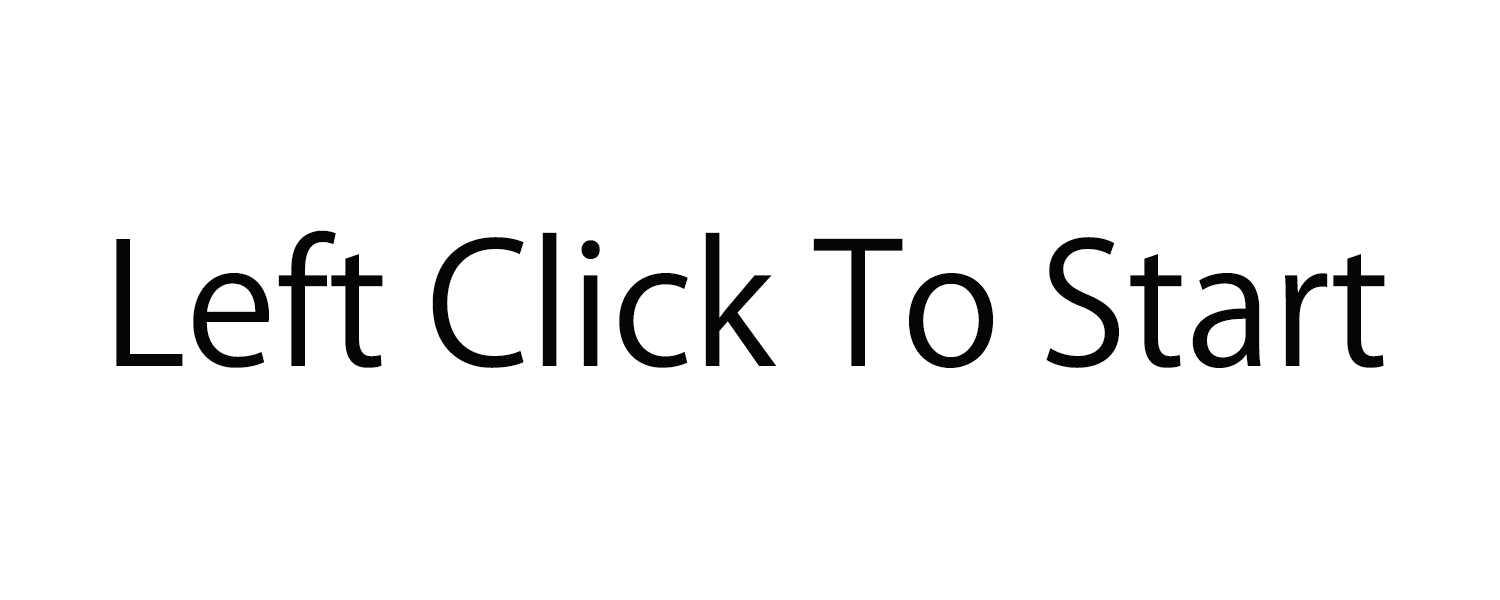
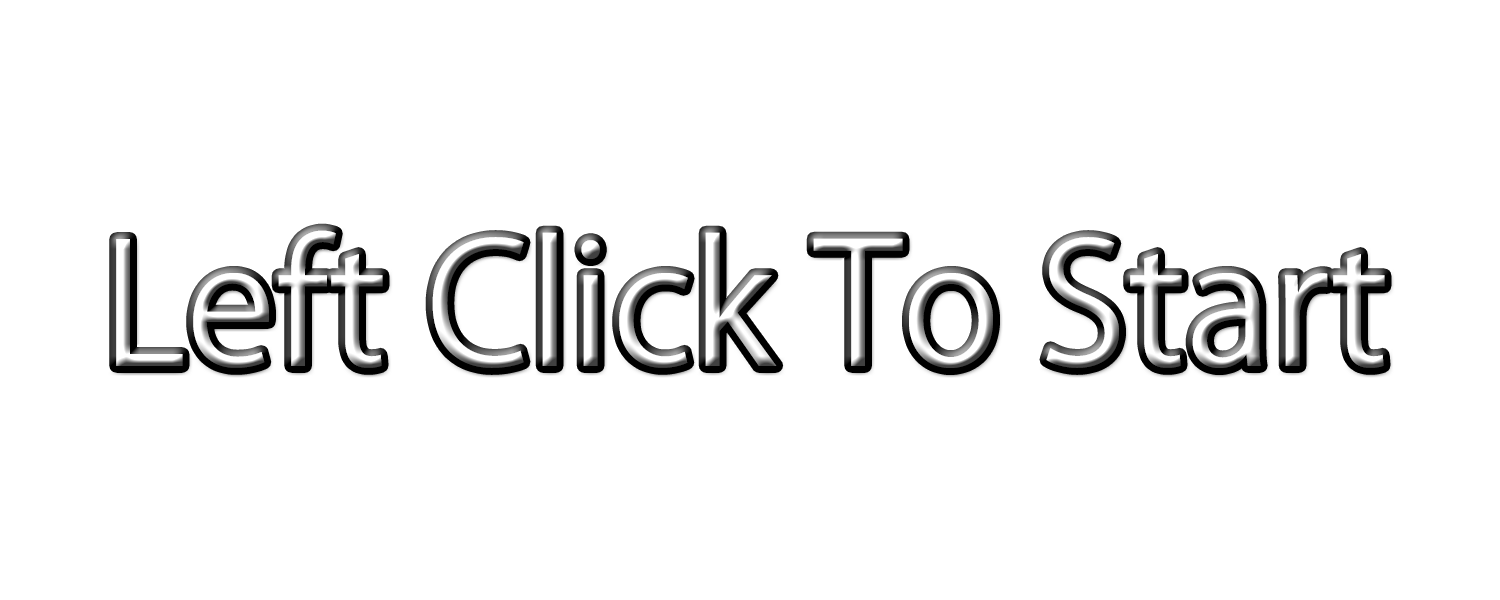
The second (1500, 600) image is a revision of the first. Changes to its layers:
painted on "Left Click To Start" over <box>116,230,1385,368</box>
